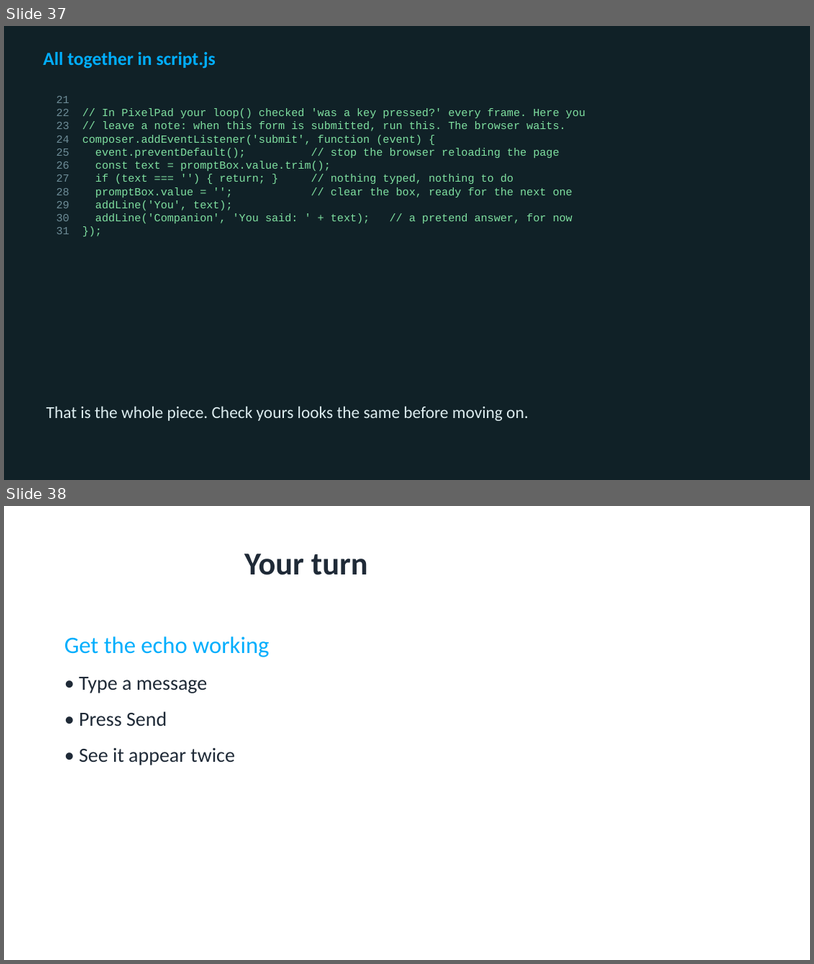
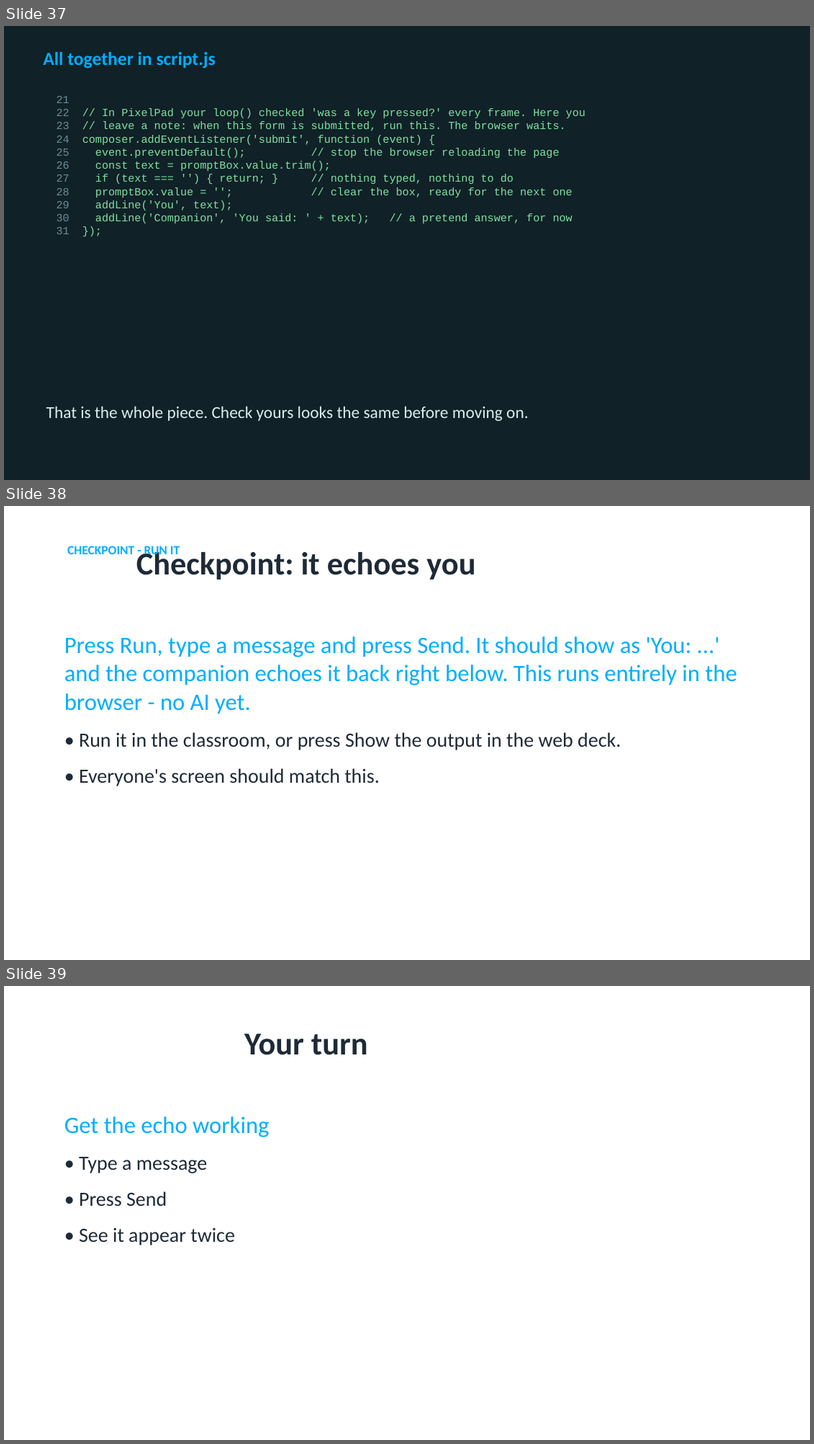
Before and after one commit to utgapps/utgapps.github.io, a slide deck: ai101/slides/week-02.pptx. Shown one above the other, each under a label of ours: slides 37 and 38 before the commit, slides 37, 38 and 39 after it. The pictures are 814x964 and 814x1444 pixels, drawn with LibreOffice and Linux fonts; fonts in the diff are those of the drawing. Boxes give left, top, right and bottom in pixels: in the first picture for what was removed or moved away, otherwise in the second. Text is boxed around its words. In the diff, an @@ line names an element or a change of style, - is before the commit and + after.

```diff
--- a/ai101/slides/week-02.pptx
+++ b/ai101/slides/week-02.pptx
@@ slide 38 added at <box>4,506,810,960</box>, background #FFFFFF @@
@@ text added at <box>67,544,180,558</box>, 15 pt, text #01AEFD, bold @@
+CHECKPOINT - RUN IT
@@ title added at <box>136,548,476,579</box>, 38 pt, text #1F2A37, bold @@
+Checkpoint: it echoes you
@@ text added at <box>64,636,737,786</box>, 28 pt, text #01AEFD @@
+Press Run, type a message and press Send. It should show as 'You: ...' and the companion echoes it back right below. This runs entirely in the browser - no AI yet.
+• Run it in the classroom, or press Show the output in the web deck.
+• Everyone's screen should match this.
@@ what was slide 38 is now slide 39 @@
```
Also in this commit, not shown: 31 other files.
